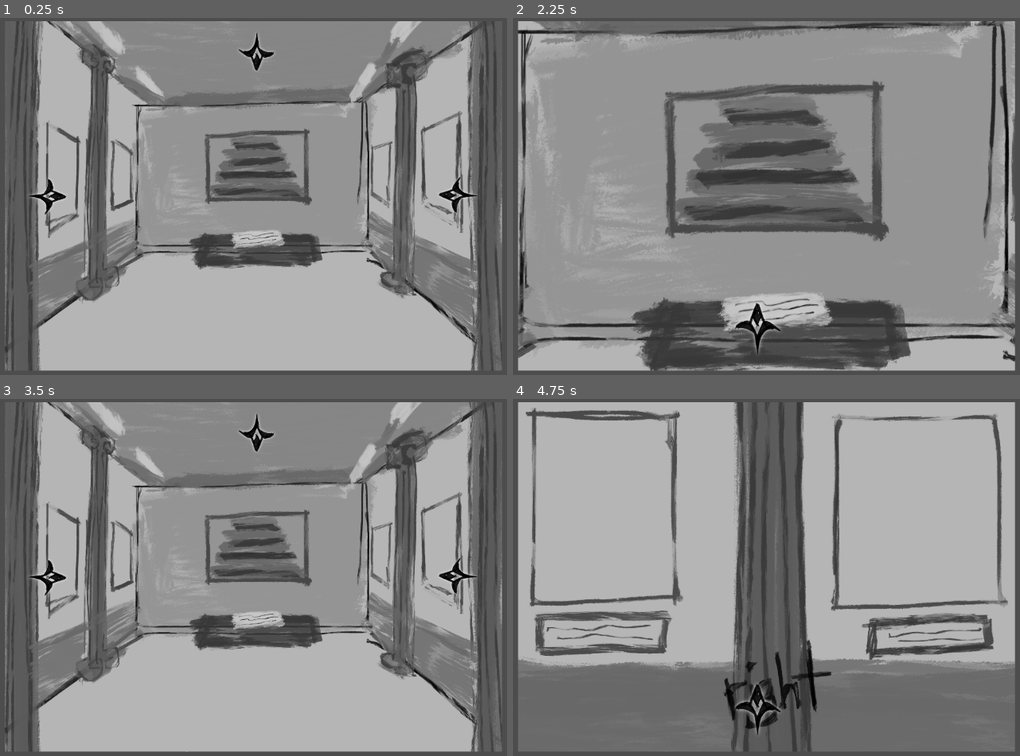
Above: before the commit, frames 1-4 (two rows, left to right).
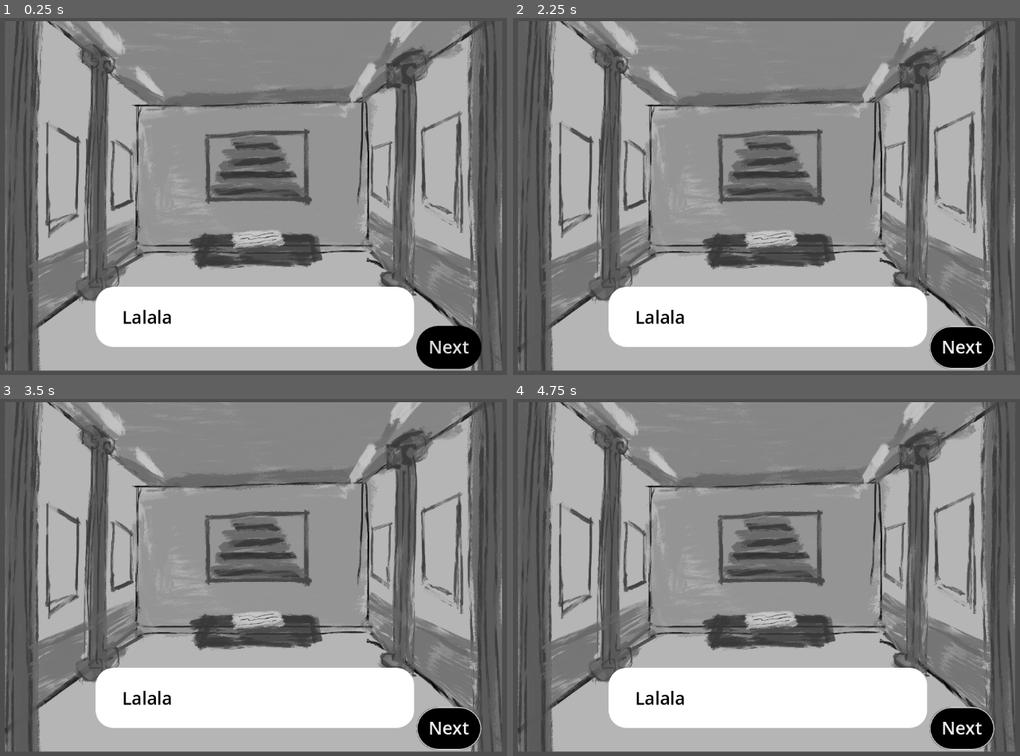
Above: after the commit, the same moments.

Repository: yaliu10/Escape-Room
Game: Godot game, scene res://Scenes/main.tscn
Two runs of this game, one before a commit and one after it. Both use one fixed random seed, a clock stepped at 60 frames per second and the inputs below.
Inputs (mouse positions are in pixels of both pictures, inside the frame that each line leads up to):
- Up to frame 1 (0.25 s): no input
- Up to frame 2 (2.25 s): click (964, 346) at 0.5 s, where only the run after the commit has a clickable "Next"; click (964, 346) at 1.25 s, where only the run after the commit has a clickable "Next"; click (771, 53) at 2.02 s
- Up to frame 3 (3.5 s): click (243, 709) at 2.77 s
- Up to frame 4 (4.75 s): click (969, 577) at 3.52 s; click (558, 577) at 4.27 s

The runs differ from the first frame. In frame 1, 12% of the frame differs, in the area x 5-95%, y 4-99%; in frame 2, 71%; in frame 3, 12%; in frame 4, 71%, in the area x 0-100%, y 0-99%.

Commit message:
Dialogue UI Design

Diff:
--- a/escape-room/Scenes/main.tscn
+++ b/escape-room/Scenes/main.tscn
@@ -1,8 +1,9 @@
-[gd_scene load_steps=4 format=3 uid="uid://bombr13ma3q8o"]
+[gd_scene load_steps=5 format=3 uid="uid://bombr13ma3q8o"]
 
 [ext_resource type="Script" path="res://Scripts/main.gd" id="1_uc6yk"]
 [ext_resource type="Texture2D" uid="uid://dtgphwhgvi6iy" path="res://art/IMG_2640.PNG" id="2_g73d6"]
 [ext_resource type="Texture2D" uid="uid://pnpi4rjo80q4" path="res://art/placeholder arrow.PNG" id="3_j2lnq"]
+[ext_resource type="Theme" uid="uid://bcx3gapifxrc1" path="res://main_theme.tres" id="4_ncq6x"]
 
 [node name="Main" type="Control"]
 layout_mode = 3
@@ -19,6 +20,7 @@
 texture = ExtResource("2_g73d6")
 
 [node name="Up Button" type="Button" parent="."]
+visible = false
 layout_mode = 0
 offset_left = 523.0
 offset_top = 5.0
@@ -29,6 +31,7 @@
 flat = true
 
 [node name="Right Button" type="Button" parent="."]
+visible = false
 layout_mode = 0
 offset_left = 1030.0
 offset_top = 238.0
@@ -40,6 +43,7 @@
 flat = true
 
 [node name="Left Button" type="Button" parent="."]
+visible = false
 layout_mode = 0
 offset_left = 171.0
 offset_top = 408.0
@@ -50,6 +54,45 @@
 icon = ExtResource("3_j2lnq")
 flat = true
 
+[node name="RichTextLabel" type="RichTextLabel" parent="."]
+layout_mode = 1
+anchors_preset = -1
+anchor_left = 0.14
+anchor_top = 0.743
+anchor_right = 1.0
+anchor_bottom = 1.0
+offset_left = 154.72
+offset_top = 6.53598
+offset_right = -259.0
+offset_bottom = -51.0
+grow_horizontal = 2
+grow_vertical = 2
+theme = ExtResource("4_ncq6x")
+text = "Lalala"
+fit_content = true
+
+[node name="NextButton" type="Button" parent="."]
+layout_mode = 1
+anchors_preset = 3
+anchor_left = 1.0
+anchor_top = 1.0
+anchor_right = 1.0
+anchor_bottom = 1.0
+offset_left = -255.0
+offset_top = -89.0
+offset_right = -137.0
+offset_bottom = -11.0
+grow_horizontal = 0
+grow_vertical = 0
+theme = ExtResource("4_ncq6x")
+text = "Next"
+
+[node name="VBoxContainer" type="VBoxContainer" parent="."]
+visible = false
+layout_mode = 0
+offset_right = 40.0
+offset_bottom = 40.0
+
 [connection signal="pressed" from="Up Button" to="." method="_on_up_button_pressed"]
 [connection signal="pressed" from="Right Button" to="." method="_on_right_button_pressed"]
 [connection signal="pressed" from="Left Button" to="." method="_on_left_button_pressed"]
--- /dev/null
+++ b/escape-room/button_black.tres
@@ -0,0 +1,12 @@
+[gd_resource type="StyleBoxFlat" format=3 uid="uid://ch5ics382e3e6"]
+
+[resource]
+content_margin_left = 22.0
+content_margin_top = 15.0
+content_margin_right = 22.0
+content_margin_bottom = 18.0
+bg_color = Color(0, 0, 0, 1)
+corner_radius_top_left = 48
+corner_radius_top_right = 48
+corner_radius_bottom_right = 48
+corner_radius_bottom_left = 48
--- /dev/null
+++ b/escape-room/main_theme.tres
@@ -0,0 +1,62 @@
+[gd_resource type="Theme" load_steps=6 format=3 uid="uid://bcx3gapifxrc1"]
+
+[ext_resource type="StyleBox" uid="uid://ch5ics382e3e6" path="res://button_black.tres" id="1_tt07c"]
+
+[sub_resource type="StyleBoxFlat" id="StyleBoxFlat_na5k6"]
+content_margin_left = 22.0
+content_margin_top = 15.0
+content_margin_right = 22.0
+content_margin_bottom = 18.0
+bg_color = Color(0.865563, 0.689145, 0.932845, 1)
+draw_center = false
+border_width_left = 2
+border_width_top = 2
+border_width_right = 2
+border_width_bottom = 2
+corner_radius_top_left = 48
+corner_radius_top_right = 48
+corner_radius_bottom_right = 48
+corner_radius_bottom_left = 48
+
+[sub_resource type="StyleBoxFlat" id="StyleBoxFlat_6u0x5"]
+content_margin_left = 22.0
+content_margin_top = 15.0
+content_margin_right = 22.0
+content_margin_bottom = 18.0
+bg_color = Color(0.79076, 0.754502, 0.662586, 1)
+corner_radius_top_left = 48
+corner_radius_top_right = 48
+corner_radius_bottom_right = 48
+corner_radius_bottom_left = 48
+
+[sub_resource type="StyleBoxFlat" id="StyleBoxFlat_1o8vi"]
+content_margin_left = 22.0
+content_margin_top = 15.0
+content_margin_right = 22.0
+content_margin_bottom = 18.0
+bg_color = Color(0.79076, 0.754502, 0.662586, 1)
+corner_radius_top_left = 48
+corner_radius_top_right = 48
+corner_radius_bottom_right = 48
+corner_radius_bottom_left = 48
+
+[sub_resource type="StyleBoxFlat" id="StyleBoxFlat_tvxwt"]
+content_margin_left = 48.0
+content_margin_top = 32.0
+content_margin_right = 48.0
+content_margin_bottom = 32.0
+bg_color = Color(1, 1, 1, 1)
+corner_radius_top_left = 32
+corner_radius_top_right = 32
+corner_radius_bottom_right = 32
+corner_radius_bottom_left = 32
+
+[resource]
+default_font_size = 32
+Button/styles/disabled = ExtResource("1_tt07c")
+Button/styles/focus = SubResource("StyleBoxFlat_na5k6")
+Button/styles/hover = SubResource("StyleBoxFlat_6u0x5")
+Button/styles/normal = ExtResource("1_tt07c")
+Button/styles/pressed = SubResource("StyleBoxFlat_1o8vi")
+RichTextLabel/colors/default_color = Color(0, 0, 0, 1)
+RichTextLabel/styles/normal = SubResource("StyleBoxFlat_tvxwt")
